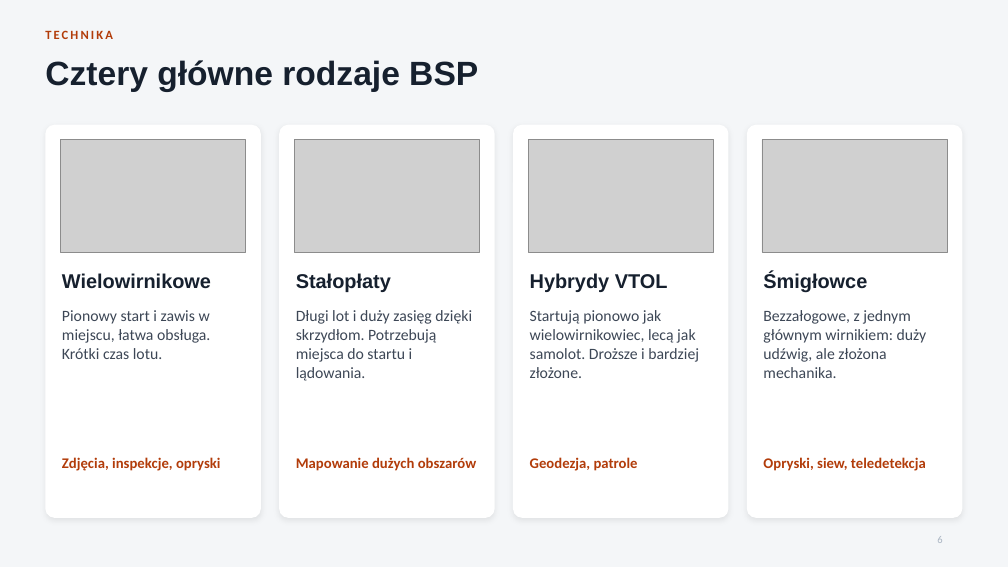
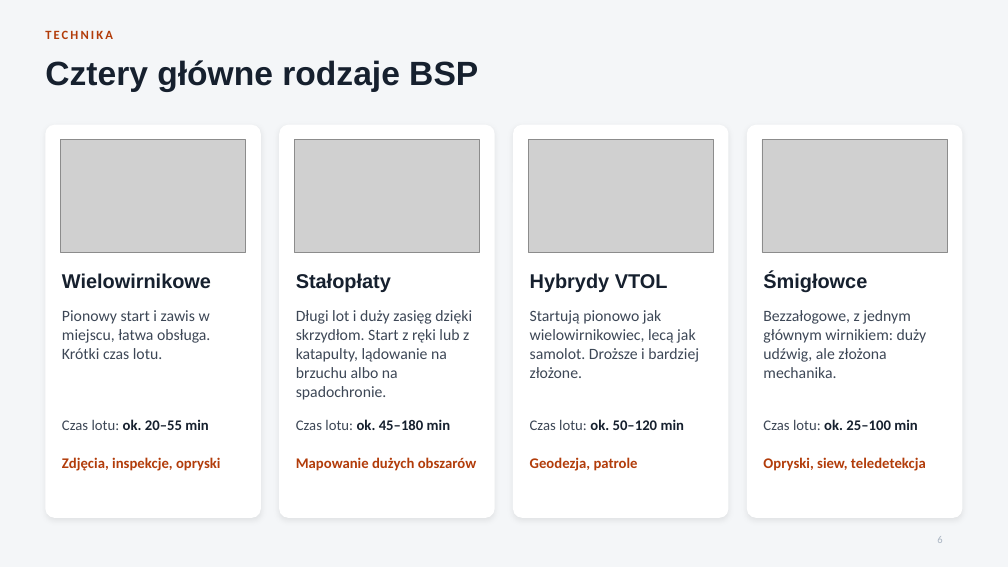
Before and after one commit to Pawel202685/psychic-octo-invention, a slide deck: slide 6 of Ogolna_wiedza_o_BSP.pptx. Drawn at 1008x567 pixels with LibreOffice and Linux fonts; fonts in the diff are those of the drawing; grey boxes stand for pictures. Boxes give left, top, right and bottom in pixels: in the first picture for what was removed or moved away, otherwise in the second. Text is boxed around its words. In the diff, an @@ line names an element or a change of style, - is before the commit and + after.

```diff
--- a/Ogolna_wiedza_o_BSP.pptx
+++ b/Ogolna_wiedza_o_BSP.pptx
@@ text at [296,310,472,400]: text changed @@
-Długi lot i duży zasięg dzięki skrzydłom. Potrzebują miejsca do startu i lądowania.
+Długi lot i duży zasięg dzięki skrzydłom. Start z ręki lub z katapulty, lądowanie na brzuchu albo na spadochronie.
@@ text added at [62,419,208,430], 14 pt, text #16202E, bold @@
+Czas lotu: ok. 20–55 min
@@ text added at [296,419,450,430], 14 pt, text #16202E, bold @@
+Czas lotu: ok. 45–180 min
@@ text added at [530,419,684,430], 14 pt, text #16202E, bold @@
+Czas lotu: ok. 50–120 min
@@ text added at [763,419,917,430], 14 pt, text #16202E, bold @@
+Czas lotu: ok. 25–100 min
```
Also in this commit, not shown: 1 other slide changed.
